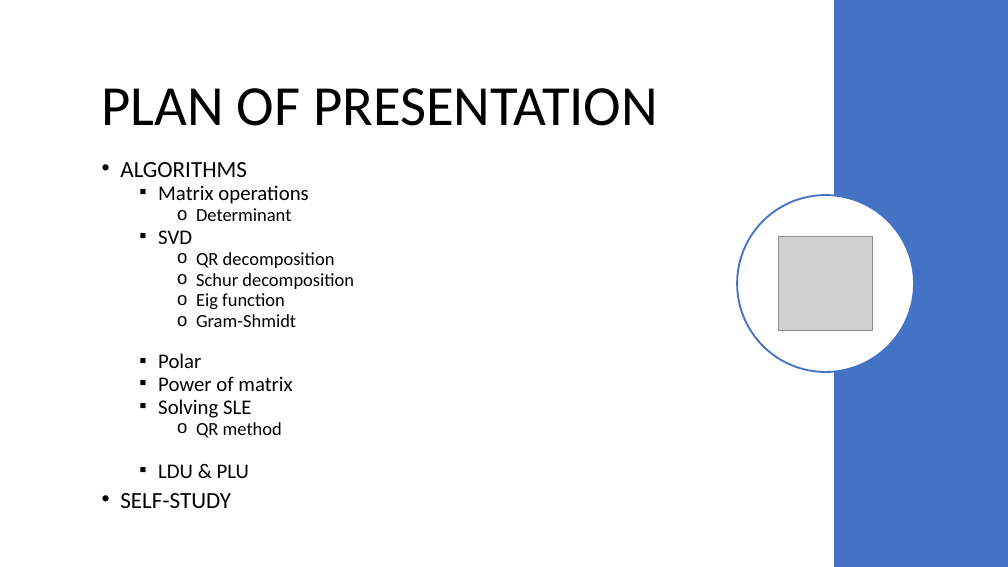
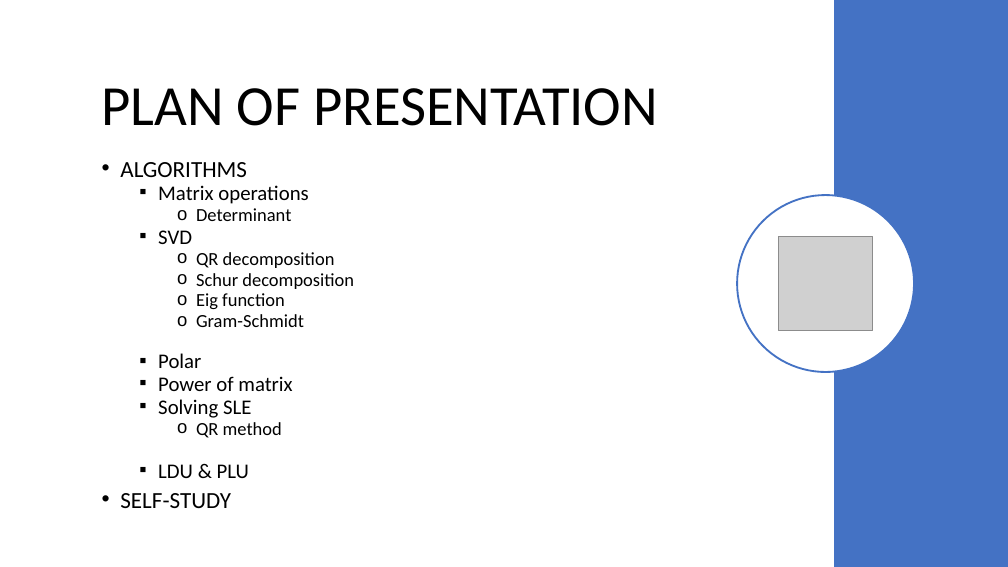
Before and after one commit to netalydana28/Python2, a slide deck: slide 1 of project3/algebra.pptx. Drawn at 1008x567 pixels with LibreOffice and Linux fonts; fonts in the diff are those of the drawing; grey boxes stand for pictures. Boxes give left, top, right and bottom in pixels: in the first picture for what was removed or moved away, otherwise in the second. Text is boxed around its words. In the diff, an @@ line names an element or a change of style, - is before the commit and + after.

```diff
--- a/project3/algebra.pptx
+++ b/project3/algebra.pptx
@@ text at <box>196,314,304,327</box>: text changed @@
-    o Gram-Shmidt
+    o Gram-Schmidt
```
Also in this commit, not shown: 3 other slides changed, 2 slides added, 1 slide removed, 2 other files.
